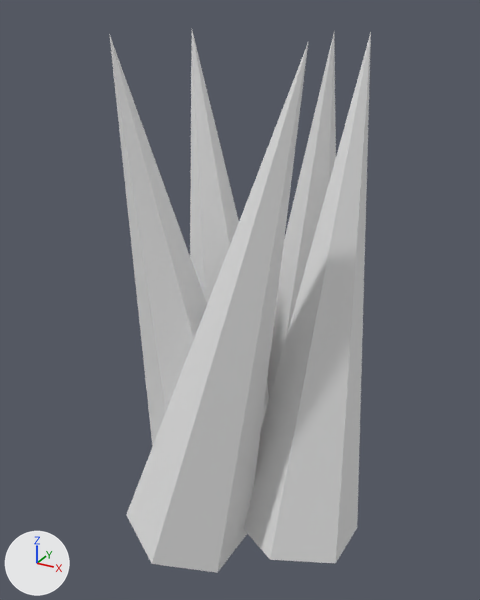
The glTF model data/models/props/grass_tuft.gltf as it was, and as the next commit left it.
Before and after are seen from a camera (50 mm lens) standing at (0.174, -0.331, 0.309) and looking at (-0.006, -0.005, 0.146). The lights are fixed; the arrows at lower left show +X, +Y and +Z. The older version comes first. Where no turn or scale is listed for an object, it has been applied to the vertices.

The first picture shows 'GrassBlade_0', 'GrassBlade_1', 'GrassBlade_2', 'GrassBlade_3', 'GrassBlade_4'.
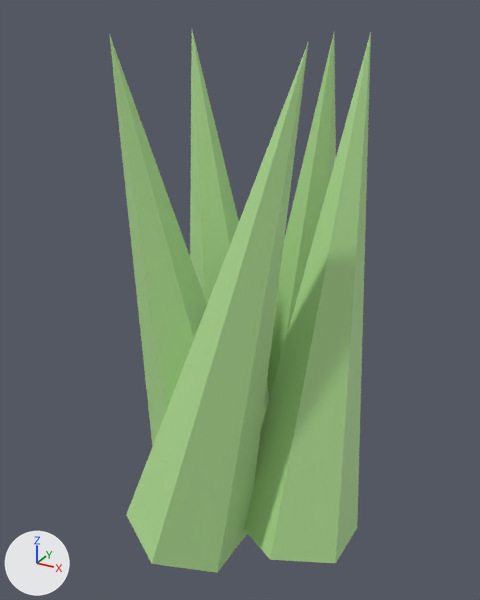
The change, as a diff of the scene's bpy script:
```diff
--- a/data/models/props/grass_tuft.gltf.py
+++ b/data/models/props/grass_tuft.gltf.py
@@ mat_propgrass @@
 mat_propgrass = principled_material('PropGrass')
-mat_propgrass.base_color = (0.8, 0.8, 0.8)  # white #e7e7e7
+mat_propgrass.base_color = (0.45, 0.75, 0.3)  # green #b3e195
```

Where the change shows, as pixel boxes (x1, y1, x2, y2) in the pictures (480 x 600 px):
'GrassBlade_4', recoloured (white to green)
    both: (126, 44, 308, 573)
'GrassBlade_0', recoloured (white to green)
    both: (244, 32, 371, 563)
'GrassBlade_3', recoloured (white to green)
    both: (109, 34, 207, 447)
'GrassBlade_1', recoloured (white to green)
    both: (267, 33, 336, 398)
'GrassBlade_2', recoloured (white to green)
    both: (190, 31, 269, 427)
